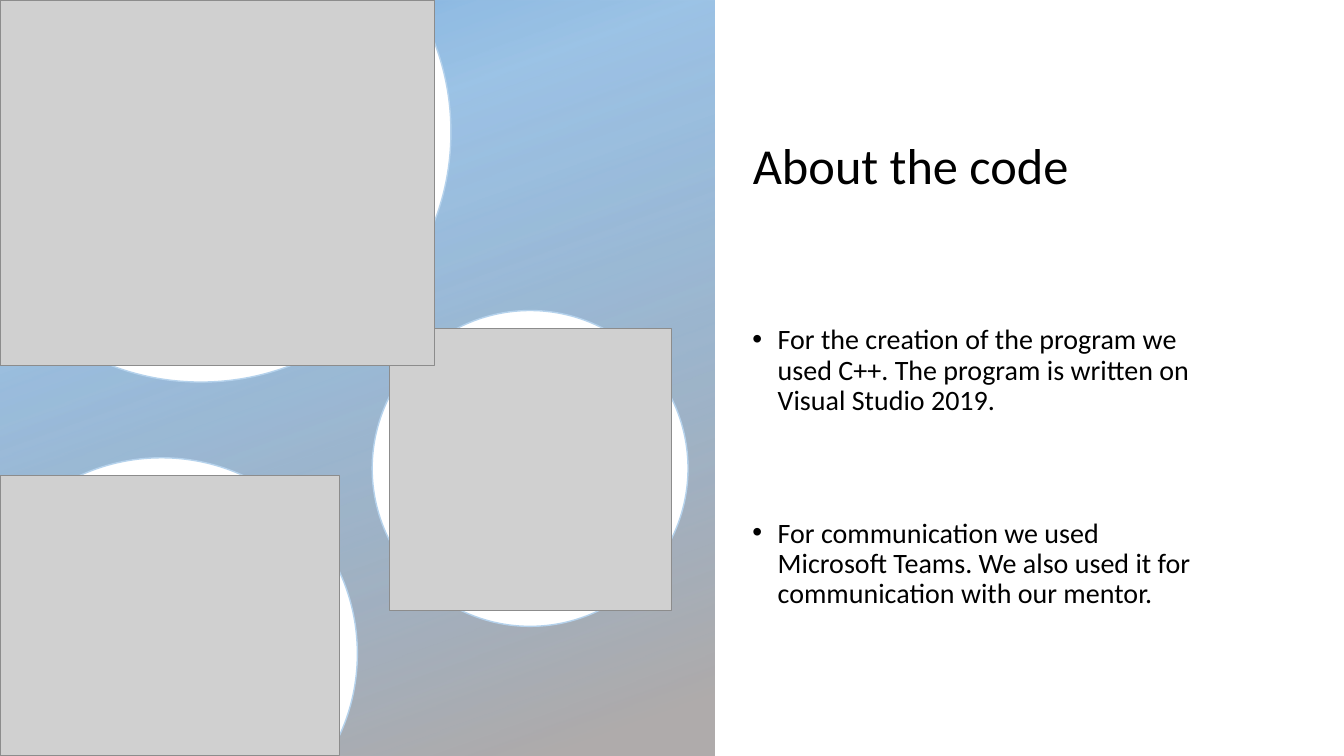
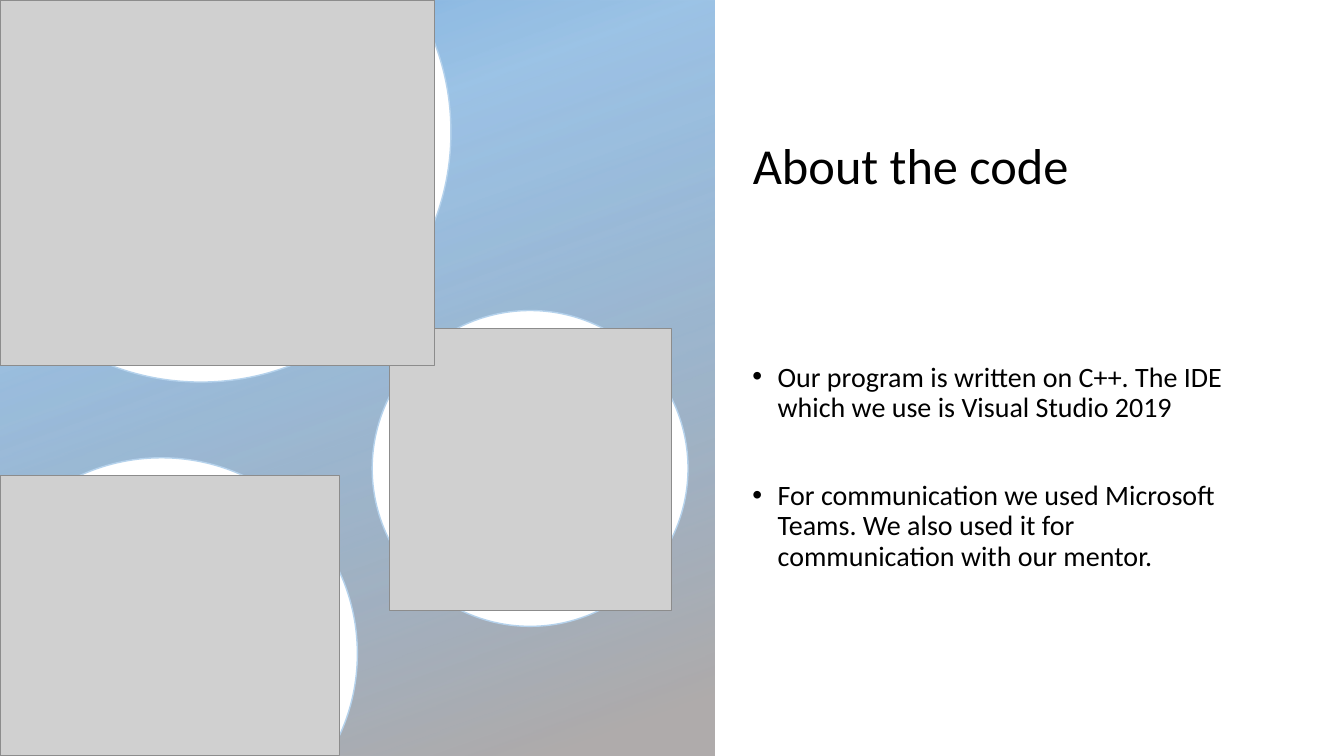
Before and after one commit to IIDimov18/Repo-for-school, a slide deck: slide 4 of Presentation & Documentation/DigiBitak.pptx (slide 2 before the commit). Drawn at 1344x756 pixels with LibreOffice and Linux fonts; fonts in the diff are those of the drawing; grey boxes stand for pictures; background and template pictures are left out. Boxes give left, top, right and bottom in pixels: in the first picture for what was removed or moved away, otherwise in the second. Text is boxed around its words. In the diff, an @@ line names an element or a change of style, - is before the commit and + after.

```diff
--- a/Presentation & Documentation/DigiBitak.pptx
+++ b/Presentation & Documentation/DigiBitak.pptx
@@ text at <box>778,367,1222,418</box>: text changed @@
-• For the creation of the program we used C++. The program is written on Visual Studio 2019.
+• Our program is written on C++. The IDE which we use is Visual Studio 2019
```
Also in this commit, not shown: 1 other slide changed, 4 slides added.
